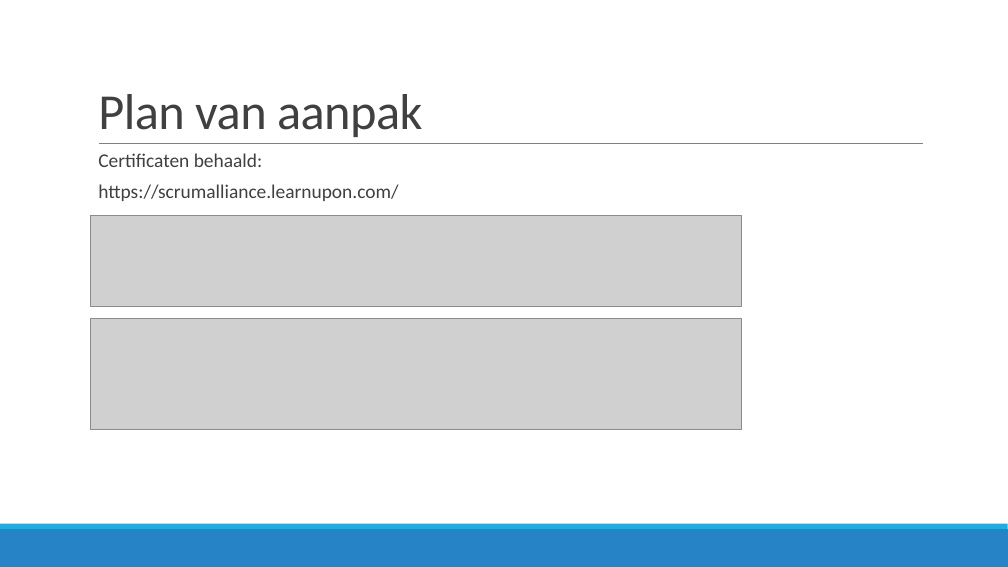
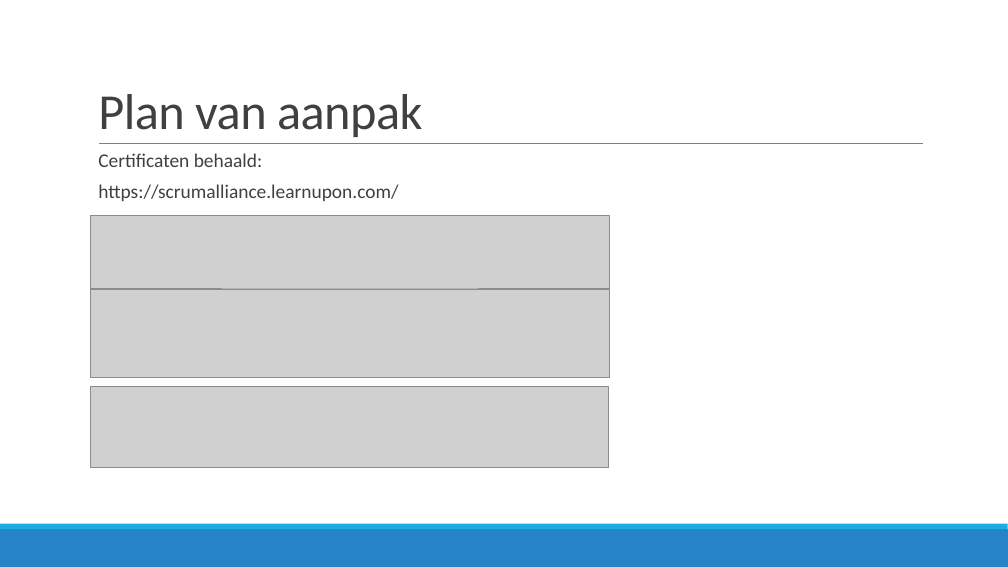
Before and after one commit to JouriTas/Projectwerk-IT-project, a slide deck: slide 8 of Scrum Artifacts/Sprint5/IT-Projectwerk 2022.pptx. Drawn at 1008x567 pixels with LibreOffice and Linux fonts; fonts in the diff are those of the drawing; grey boxes stand for pictures. Boxes give left, top, right and bottom in pixels: in the first picture for what was removed or moved away, otherwise in the second. Text is boxed around its words. In the diff, an @@ line names an element or a change of style, - is before the commit and + after.

```diff
--- a/Scrum Artifacts/Sprint5/IT-Projectwerk 2022.pptx
+++ b/Scrum Artifacts/Sprint5/IT-Projectwerk 2022.pptx
@@ picture: place and size @@
-picture at <box>91,216,742,307</box>
+picture at <box>91,216,609,288</box>
@@ picture: place and size @@
-picture at <box>91,318,742,430</box>
+picture at <box>91,290,609,378</box>
@@ picture added at <box>91,387,608,468</box> @@
```
Also in this commit, not shown: 2 other slides changed, 1 slide added, 1 slide removed, 1 other file.
